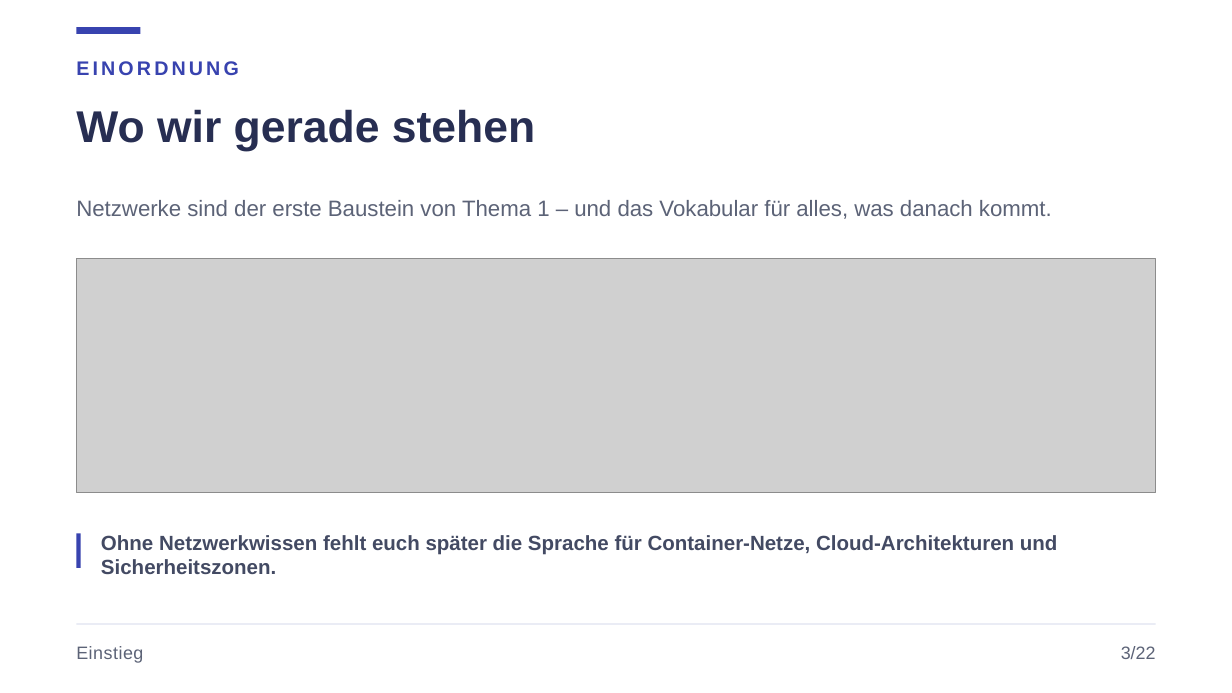
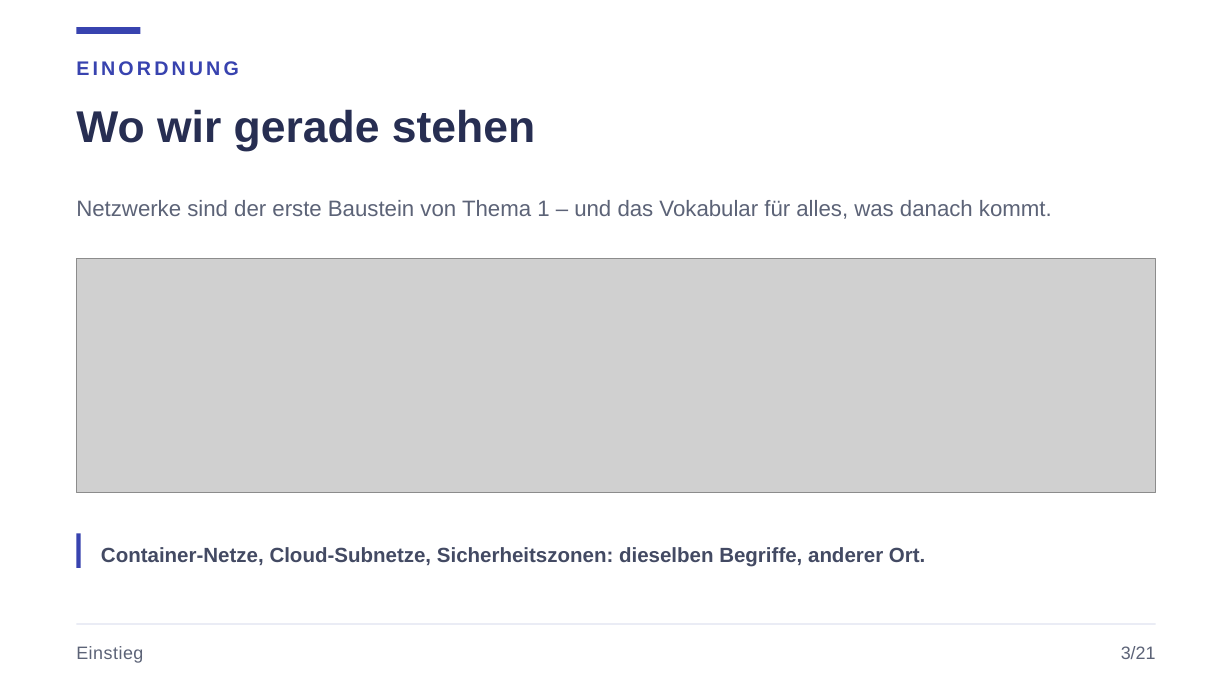
Before and after one commit to JacobMenge/kurs-unterlagen, a slide deck: slide 4 of folien/dist/01-netzwerke-grundlagen.pptx. Drawn at 1232x693 pixels with LibreOffice and Linux fonts; fonts in the diff are those of the drawing; grey boxes stand for pictures. Boxes give left, top, right and bottom in pixels: in the first picture for what was removed or moved away, otherwise in the second. Text is boxed around its words. In the diff, an @@ line names an element or a change of style, - is before the commit and + after.

```diff
--- a/folien/dist/01-netzwerke-grundlagen.pptx
+++ b/folien/dist/01-netzwerke-grundlagen.pptx
@@ text at (101,547,925,567): text changed @@
-Ohne Netzwerkwissen fehlt euch später die Sprache für Container-Netze, Cloud-Architekturen und Sicherheitszonen.
+Container-Netze, Cloud-Subnetze, Sicherheitszonen: dieselben Begriffe, anderer Ort.
@@ text at (1121,646,1156,659): text changed @@
-3/22
+3/21
```
Also in this commit, not shown: 20 other slides changed, 1 slide removed, 4 other files.
